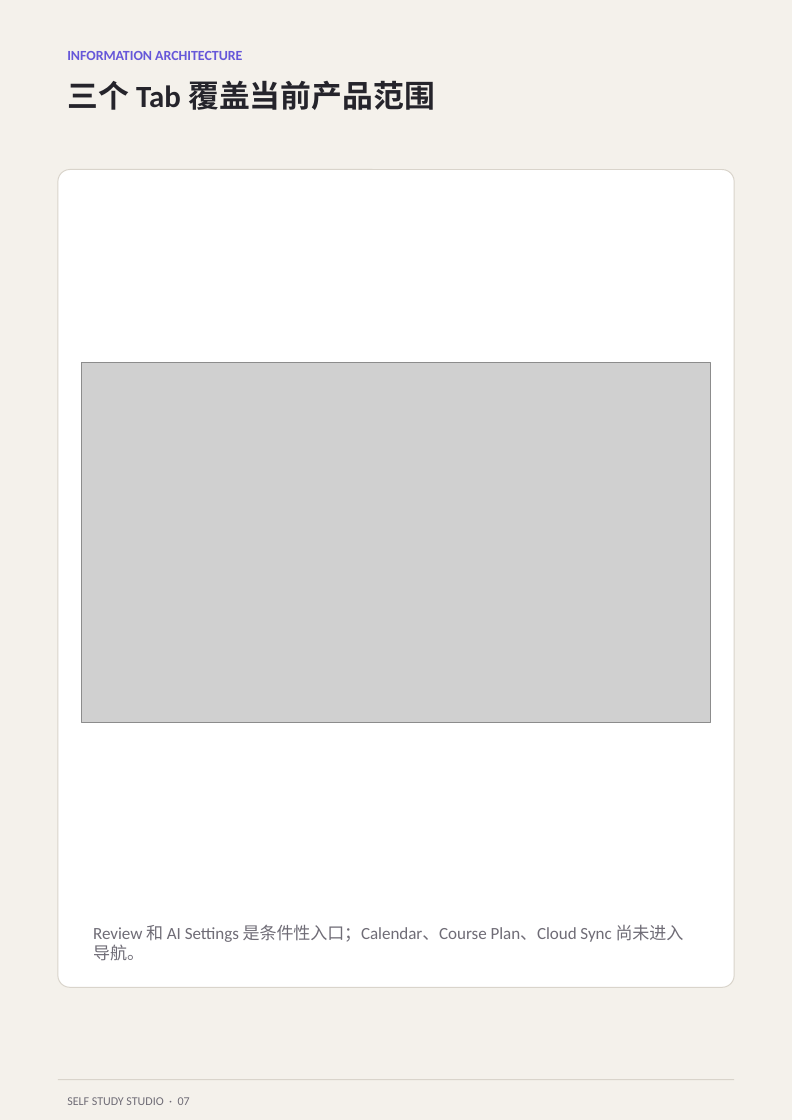
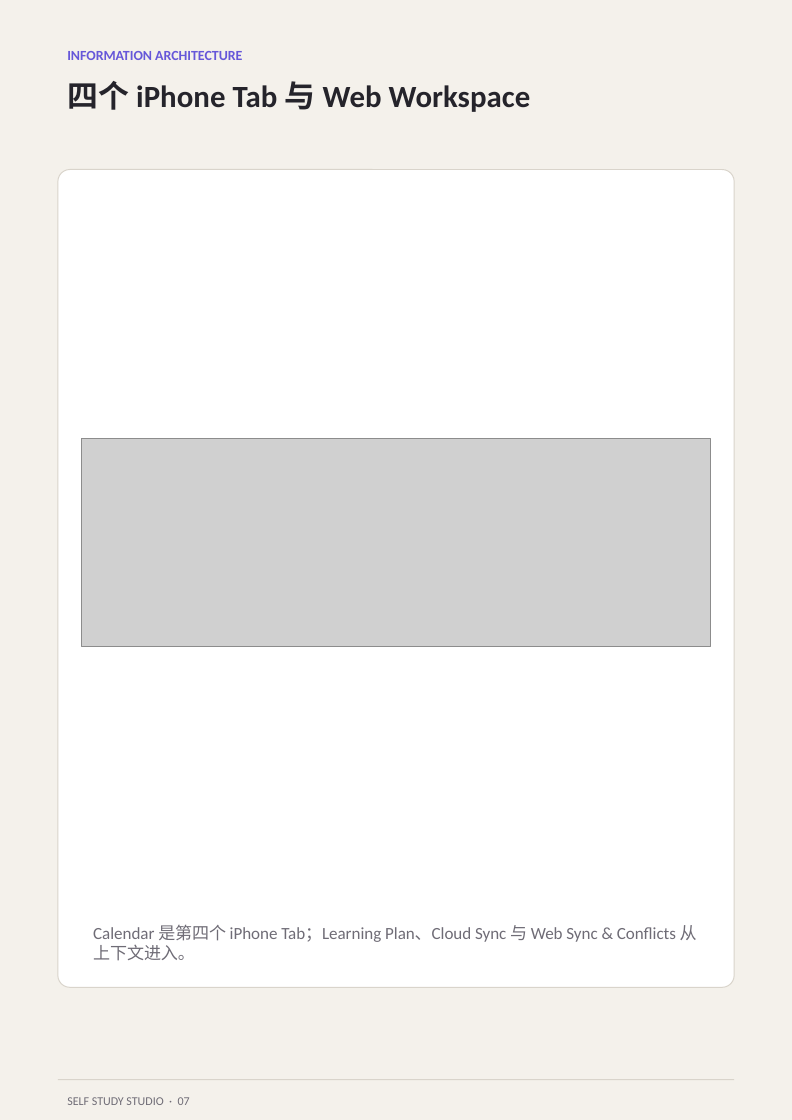
Before and after one commit to Panhe-C/self-study-studio, a slide deck: slide 7 of docs/product-guide/self-study-studio-product-guide-a4.pptx. Drawn at 792x1120 pixels with LibreOffice and Linux fonts; fonts in the diff are those of the drawing; grey boxes stand for pictures. Boxes give left, top, right and bottom in pixels: in the first picture for what was removed or moved away, otherwise in the second. Text is boxed around its words. In the diff, an @@ line names an element or a change of style, - is before the commit and + after.

```diff
--- a/docs/product-guide/self-study-studio-product-guide-a4.pptx
+++ b/docs/product-guide/self-study-studio-product-guide-a4.pptx
@@ text at box(67, 81, 531, 112): text changed @@
-三个 Tab 覆盖当前产品范围
+四个 iPhone Tab 与 Web Workspace
@@ picture: place and size @@
-picture at box(81, 363, 710, 722)
+picture at box(81, 439, 710, 647)
@@ text at box(93, 925, 697, 961): text changed @@
-Review 和 AI Settings 是条件性入口；Calendar、Course Plan、Cloud Sync 尚未进入导航。
+Calendar 是第四个 iPhone Tab；Learning Plan、Cloud Sync 与 Web Sync & Conflicts 从上下文进入。
```
Also in this commit, not shown: 15 other slides changed, 40 other files.
